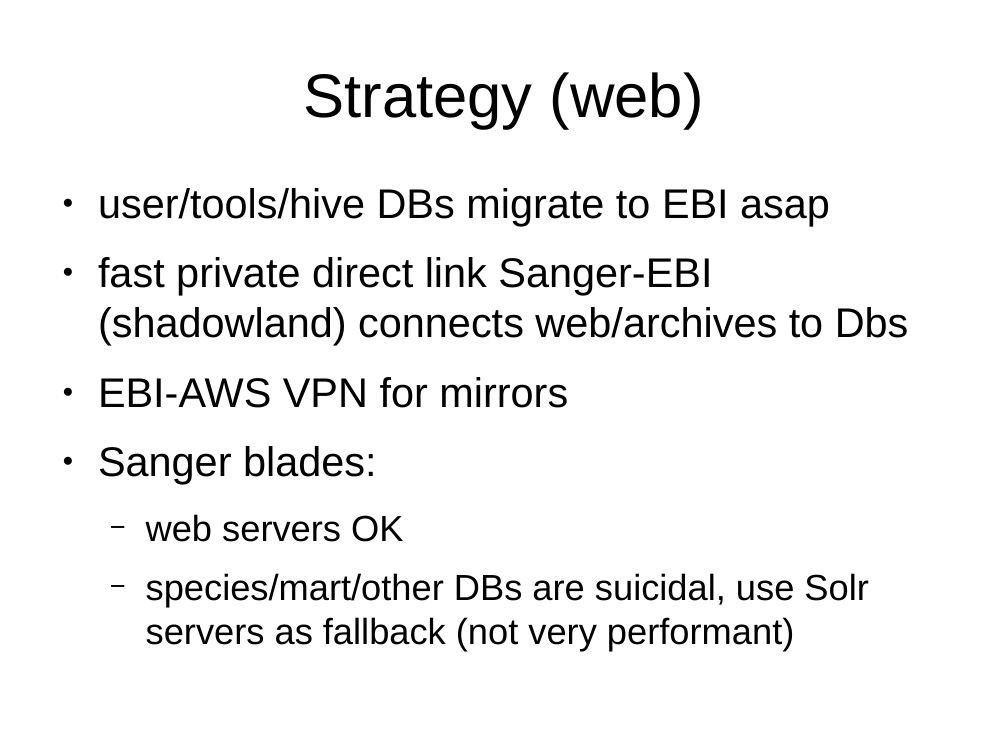
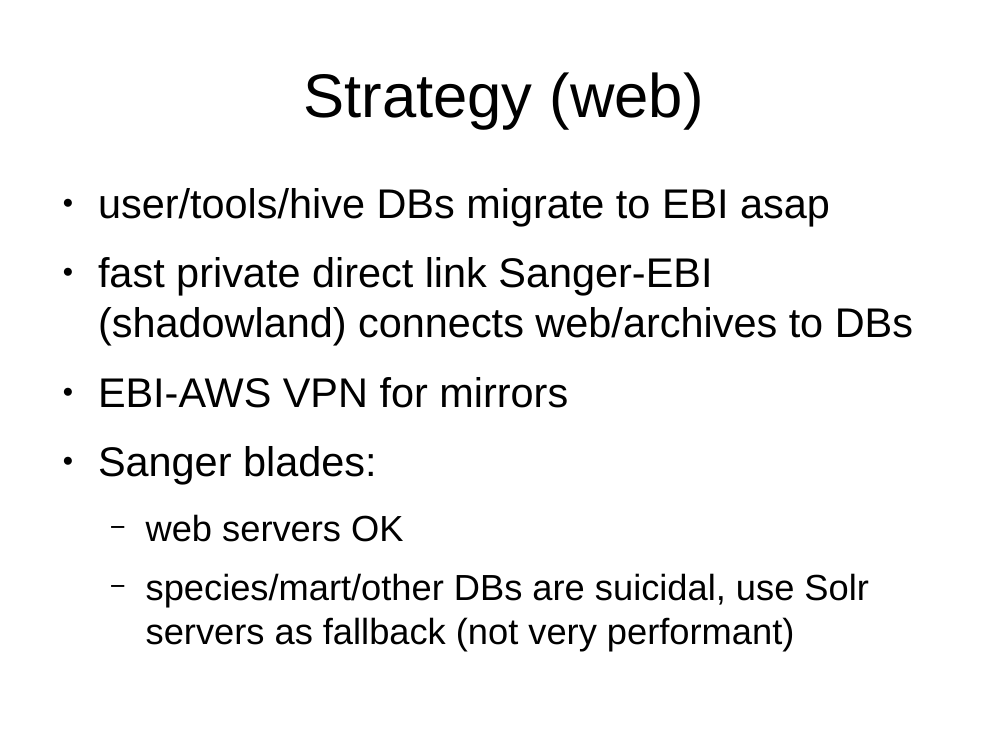
Before and after one commit to avullo/ensembl-migration-pm, a slide deck: slide 10 of data-review-10-16/talk.odp. Drawn at 1008x756 pixels with LibreOffice and Linux fonts; fonts in the diff are those of the drawing; background and template pictures are left out. Boxes give left, top, right and bottom in pixels: in the first picture for what was removed or moved away, otherwise in the second. Text is boxed around its words. In the diff, an @@ line names an element or a change of style, - is before the commit and + after.

```diff
--- a/data-review-10-16/talk.odp
+++ b/data-review-10-16/talk.odp
@@ text at [98,257,913,345]: text changed @@
-● fast private direct link Sanger-EBI (shadowland) connects web/archives to Dbs
+● fast private direct link Sanger-EBI (shadowland) connects web/archives to DBs
```
Also in this commit, not shown: 15 other slides changed, 3 slides added, 3 other files.
